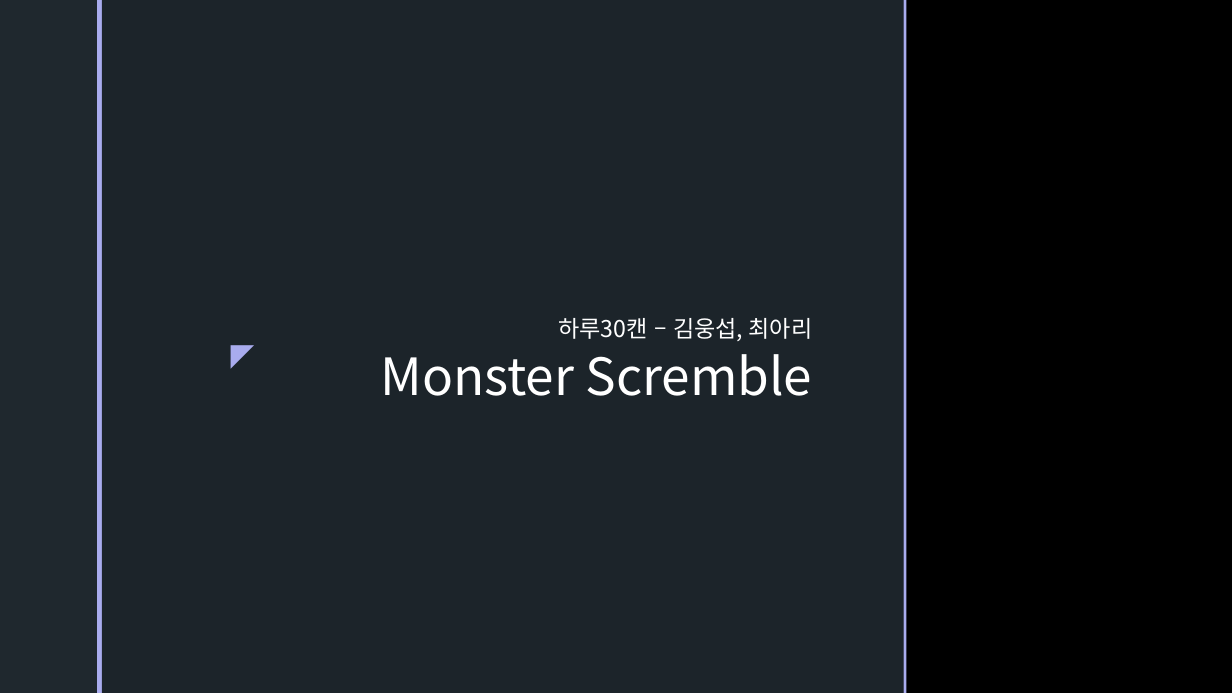
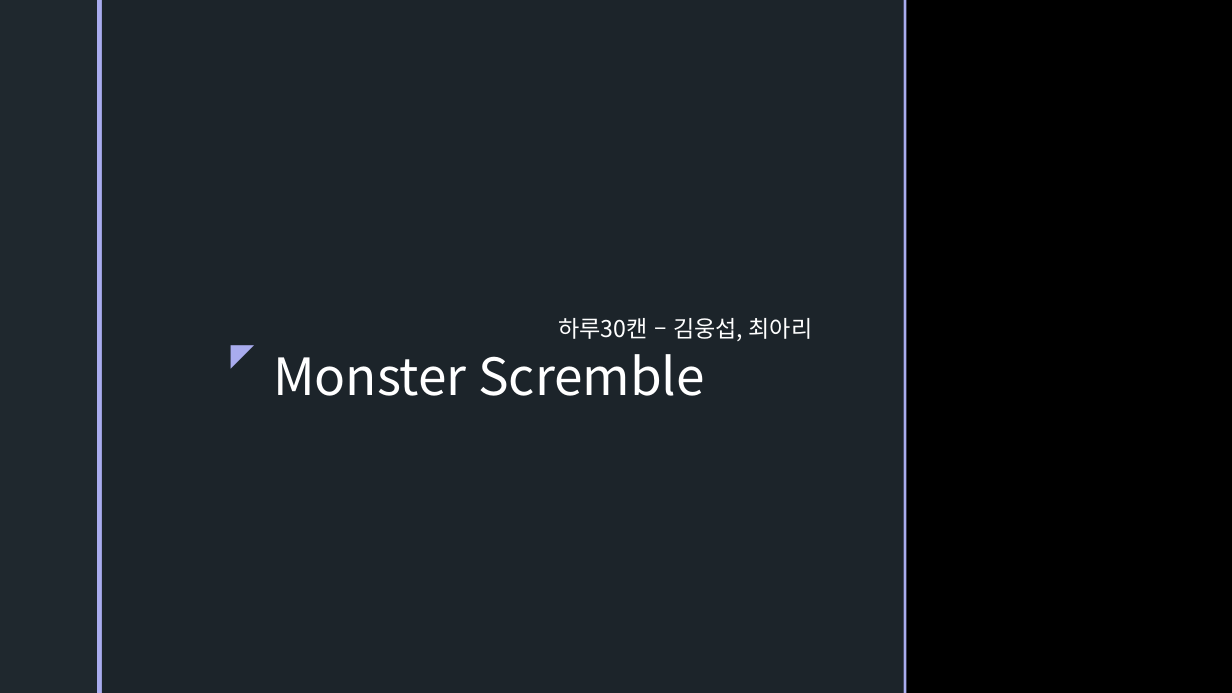
Before and after one commit to Proffeine0327/SchoolPresentationProject, a slide deck: slide 1 of SchoolPresentationProject/Assets/Assets/Monster Scremble.pptx. Drawn at 1232x693 pixels with LibreOffice and Linux fonts; fonts in the diff are those of the drawing; background and template pictures are left out. Boxes give left, top, right and bottom in pixels: in the first picture for what was removed or moved away, otherwise in the second. Text is boxed around its words. In the diff, an @@ line names an element or a change of style, - is before the commit and + after.

```diff
--- a/SchoolPresentationProject/Assets/Assets/Monster Scremble.pptx
+++ b/SchoolPresentationProject/Assets/Assets/Monster Scremble.pptx
@@ title "Monster Scremble" at (273,354,705,396): alignment right to left @@
```
Also in this commit, not shown: 4 other slides changed, 1 slide added, 33 other files.
